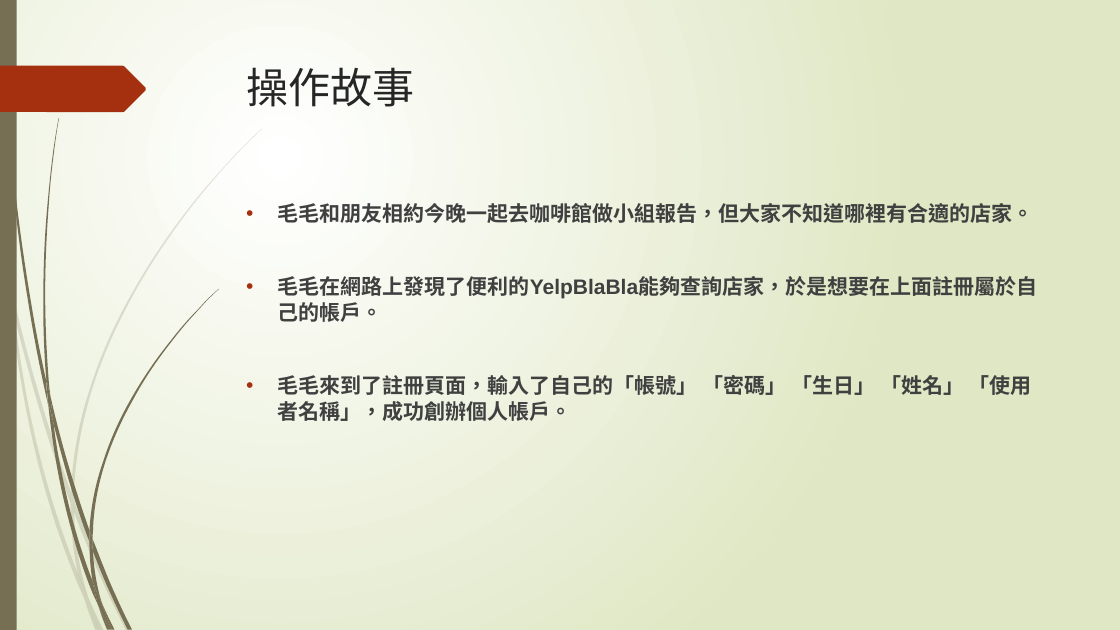
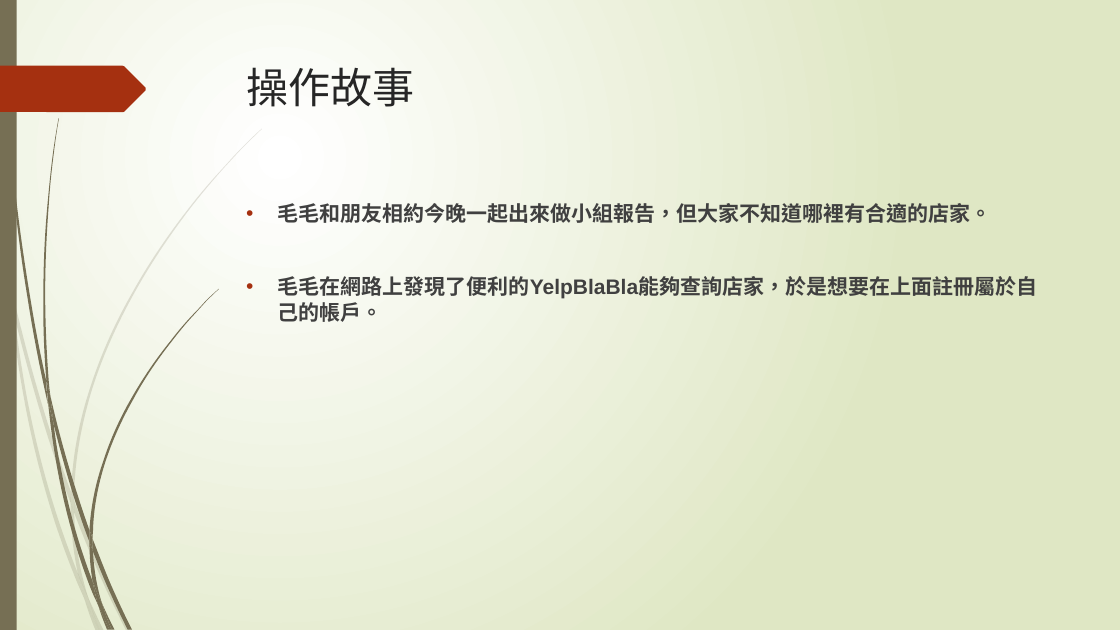
Before and after one commit to penut85420/WBSE_Project, a slide deck: slide 11 of 其他/YelpBlaBla.pptx (slide 23 before the commit). Drawn at 1120x630 pixels with LibreOffice and Linux fonts; fonts in the diff are those of the drawing. Boxes give left, top, right and bottom in pixels: in the first picture for what was removed or moved away, otherwise in the second. Text is boxed around its words. In the diff, an @@ line names an element or a change of style, - is before the commit and + after.

```diff
--- a/其他/YelpBlaBla.pptx
+++ b/其他/YelpBlaBla.pptx
@@ text at box(278, 200, 992, 226): text changed @@
-• 毛毛和朋友相約今晚一起去咖啡館做小組報告，但大家不知道哪裡有合適的店家。
+• 毛毛和朋友相約今晚一起出來做小組報告，但大家不知道哪裡有合適的店家。
@@ text at box(278, 375, 1032, 421): paragraph removed @@
-• 毛毛來到了註冊頁面，輸入了自己的「帳號」 「密碼」 「生日」 「姓名」 「使用者名稱」，成功創辦個人帳戶。
```
Also in this commit, not shown: 3 other slides changed, 13 slides added, 12 slides removed.
